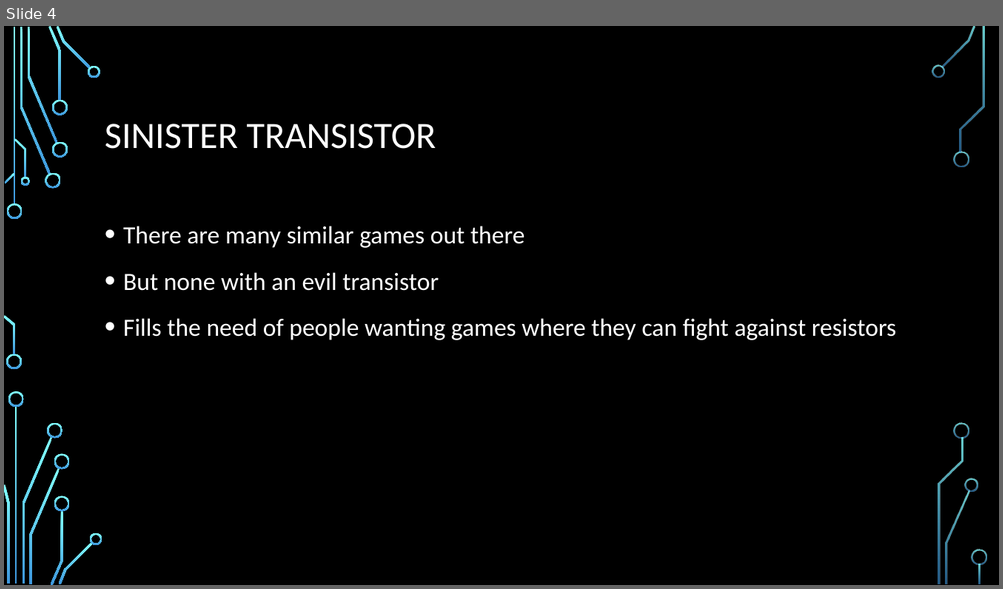
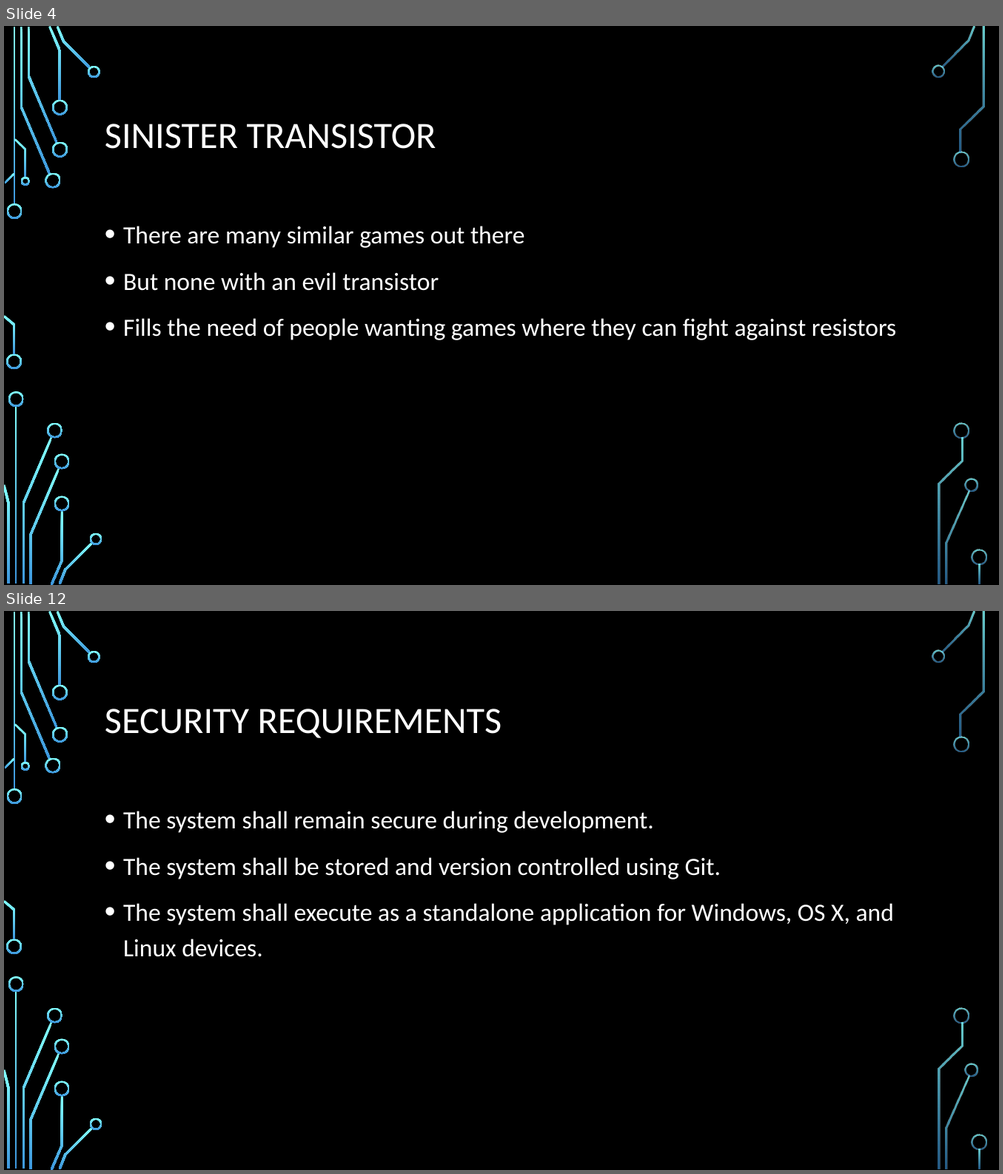
Before and after one commit to gregkelso/COP-4331, a slide deck: Sinister Transistor.pptx. Shown one above the other, each under a label of ours: slide 4 before the commit, slides 4 and 12 after it; the slides between them are not shown. The pictures are 1003x589 and 1003x1174 pixels, drawn with LibreOffice and Linux fonts; fonts in the diff are those of the drawing; background and template pictures are left out. Boxes give left, top, right and bottom in pixels: in the first picture for what was removed or moved away, otherwise in the second. Text is boxed around its words. In the diff, an @@ line names an element or a change of style, - is before the commit and + after.

```diff
--- a/Sinister Transistor.pptx
+++ b/Sinister Transistor.pptx
@@ slide 12 added at (x1=4, y1=611, x2=999, y2=1170), background picture (left out); not listed: 36 template elements that a slide beside it also shows @@
@@ title added at (x1=105, y1=709, x2=502, y2=738), 36 pt, text #FFFFFF @@
+SECURITY REQUIREMENTS
@@ text added at (x1=123, y1=811, x2=893, y2=957), 24 pt, text #FFFFFF @@
+• The system shall remain secure during development.
+• The system shall be stored and version controlled using Git.
+• The system shall execute as a standalone application for Windows, OS X, and Linux devices.
```
Also in this commit, not shown: 9 other slides added, 1 other file.
